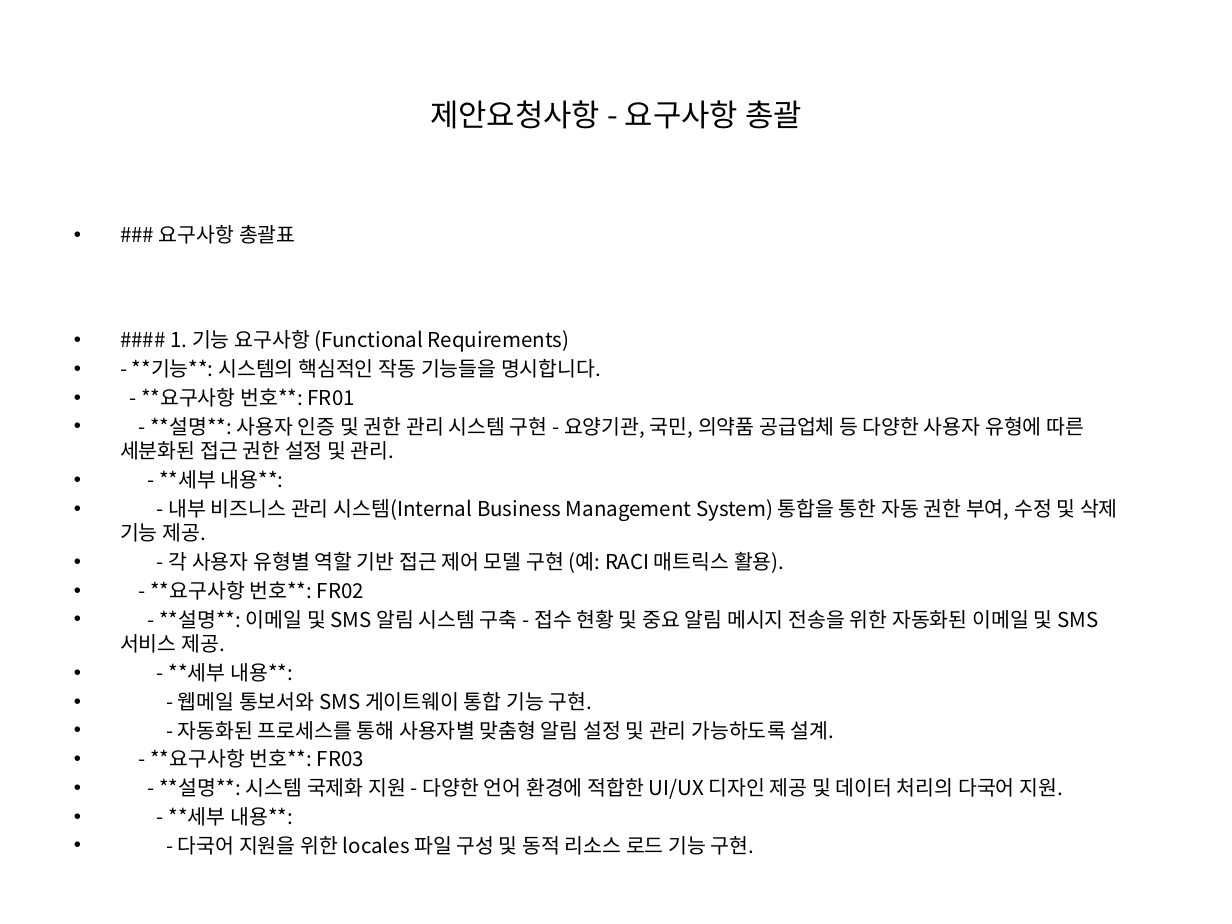
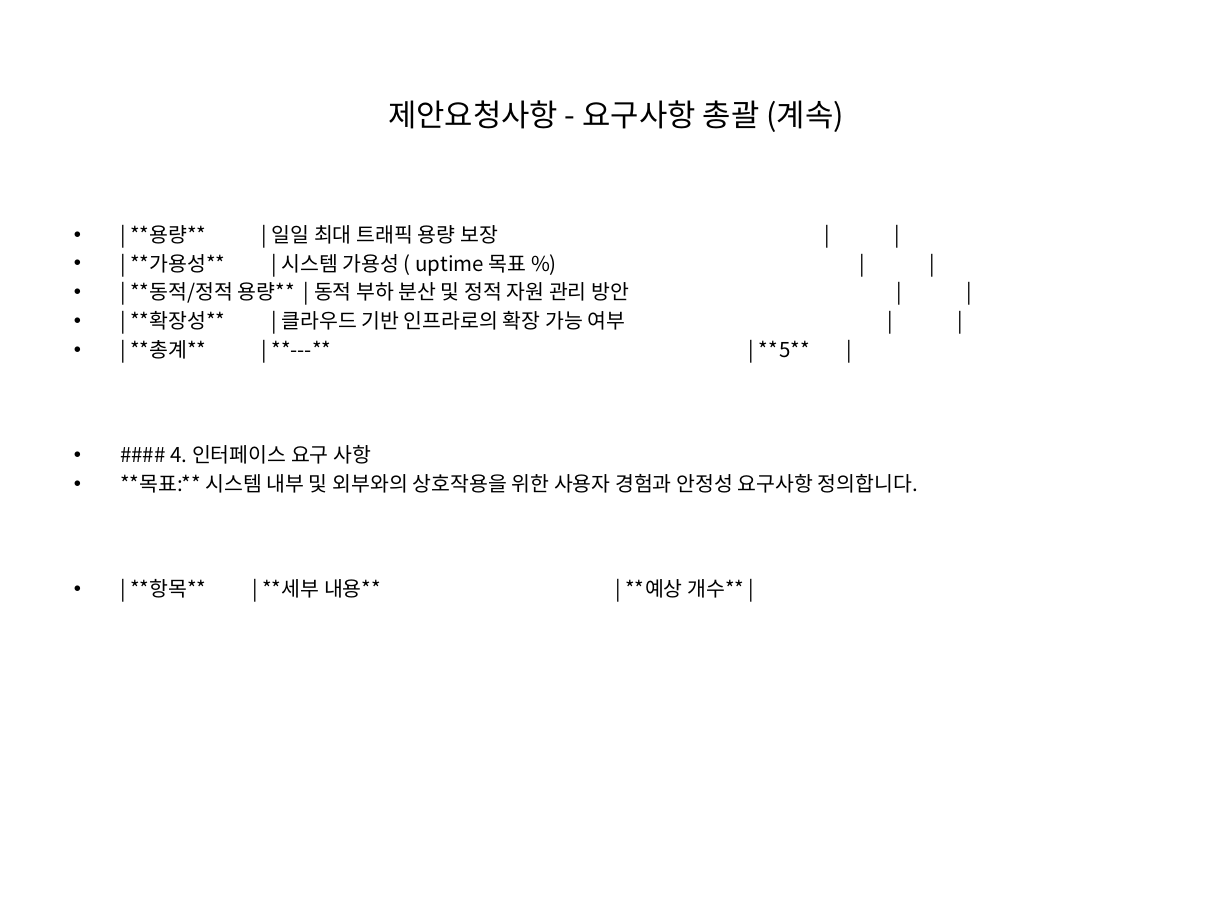
Before and after one commit to anskong/llm_mission, a slide deck: slide 14 of generated_ppt.pptx (slide 8 before the commit). Drawn at 1232x924 pixels with LibreOffice and Linux fonts; fonts in the diff are those of the drawing. Boxes give left, top, right and bottom in pixels: in the first picture for what was removed or moved away, otherwise in the second. Text is boxed around its words. In the diff, an @@ line names an element or a change of style, - is before the commit and + after.

```diff
--- a/generated_ppt.pptx
+++ b/generated_ppt.pptx
@@ title at <box>388,100,843,132</box>: text changed @@
-제안요청사항 - 요구사항 총괄
+제안요청사항 - 요구사항 총괄 (계속)
@@ text at <box>120,225,919,598</box>: text changed @@
-• ### 요구사항 총괄표
-• #### 1. 기능 요구사항 (Functional Requirements)
-• - **기능**: 시스템의 핵심적인 작동 기능들을 명시합니다.
-• - **요구사항 번호**: FR01
-• - **설명**: 사용자 인증 및 권한 관리 시스템 구현 - 요양기관, 국민, 의약품 공급업체 등 다양한 사용자 유형에 따른 세분화된 접근 권한 설정 및 관리.
-• - **세부 내용**:
-• - 내부 비즈니스 관리 시스템(Internal Business Management System) 통합을 통한 자동 권한 부여, 수정 및 삭제 기능 제공.
-• - 각 사용자 유형별 역할 기반 접근 제어 모델 구현 (예: RACI 매트릭스 활용).
-• - **요구사항 번호**: FR02
-• - **설명**: 이메일 및 SMS 알림 시스템 구축 - 접수 현황 및 중요 알림 메시지 전송을 위한 자동화된 이메일 및 SMS 서비스 제공.
-• - **세부 내용**:
-• - 웹메일 통보서와 SMS 게이트웨이 통합 기능 구현.
-• - 자동화된 프로세스를 통해 사용자별 맞춤형 알림 설정 및 관리 가능하도록 설계.
-• - **요구사항 번호**: FR03
-• - **설명**: 시스템 국제화 지원 - 다양한 언어 환경에 적합한 UI/UX 디자인 제공 및 데이터 처리의 다국어 지원.
-• - **세부 내용**:
-• - 다국어 지원을 위한 locales 파일 구성 및 동적 리소스 로드 기능 구현.
+• | **용량** | 일일 최대 트래픽 용량 보장 | |
+• | **가용성** | 시스템 가용성 ( uptime 목표 %) | |
+• | **동적/정적 용량** | 동적 부하 분산 및 정적 자원 관리 방안 | |
+• | **확장성** | 클라우드 기반 인프라로의 확장 가능 여부 | |
+• | **총계** | **---** | **5** |
+• #### 4. 인터페이스 요구 사항
+• **목표:** 시스템 내부 및 외부와의 상호작용을 위한 사용자 경험과 안정성 요구사항 정의합니다.
+• | **항목** | **세부 내용** | **예상 개수** |
```
Also in this commit, not shown: 20 other slides changed, 7 slides added, 5 other files.
